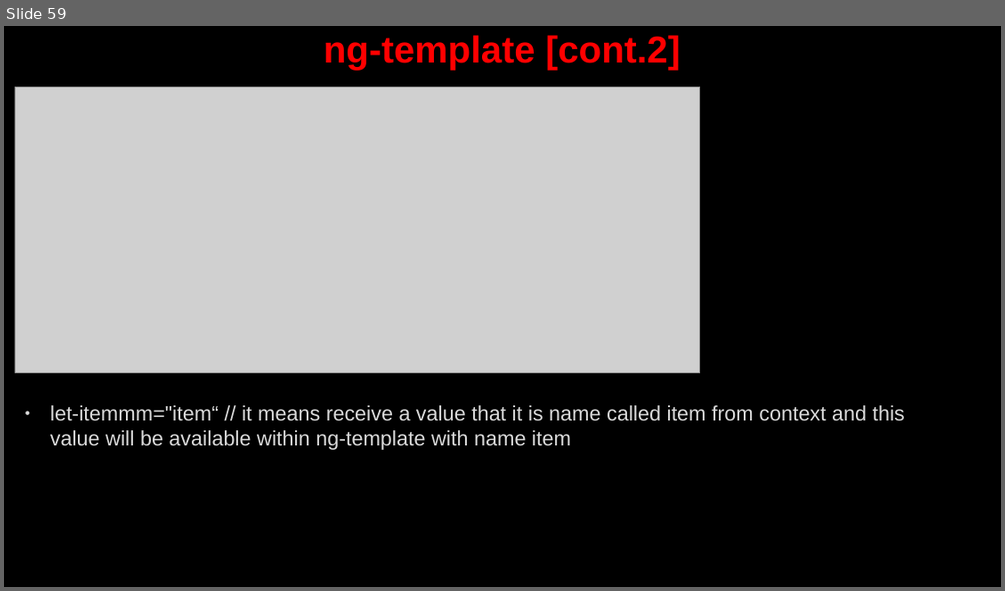
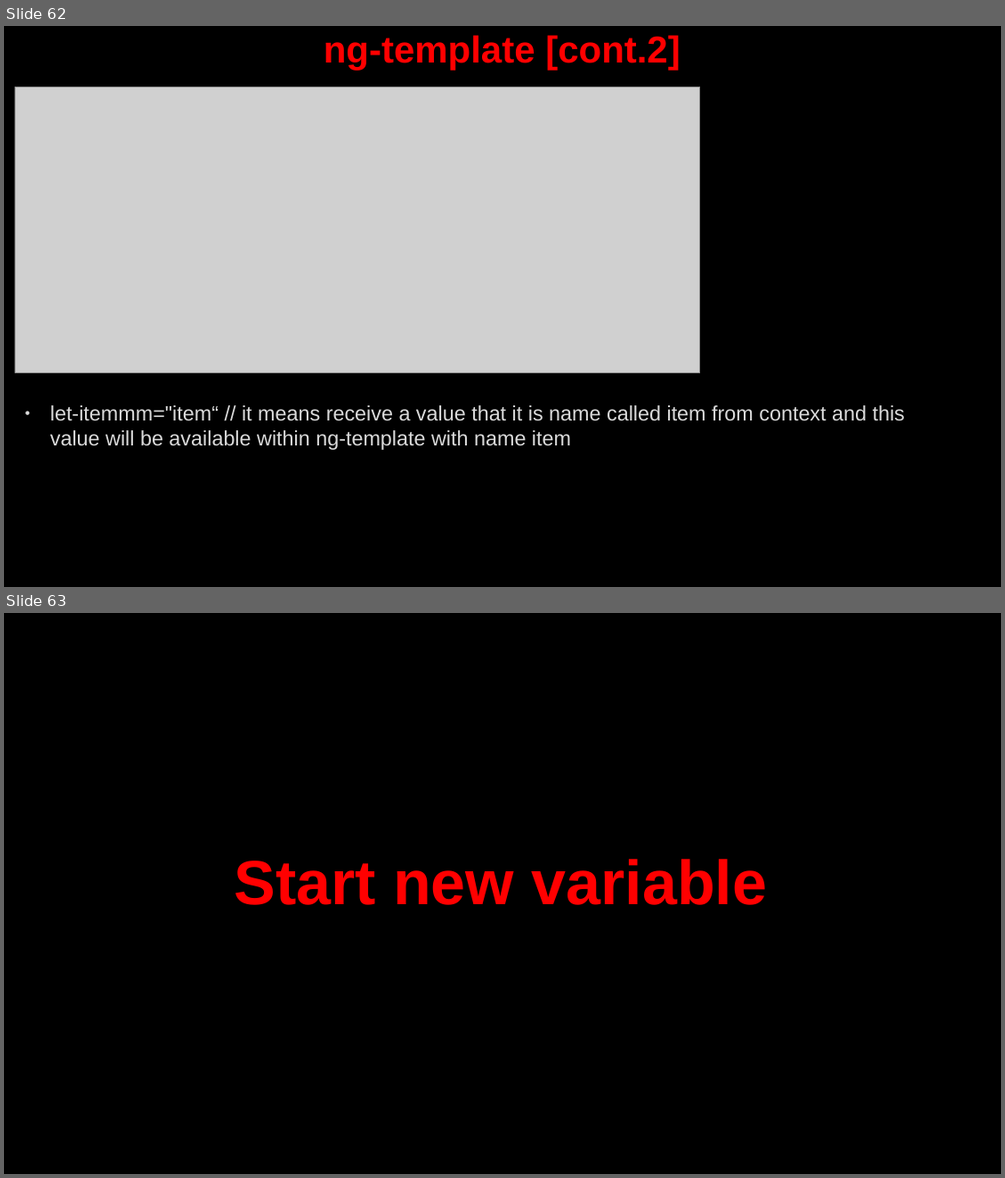
Before and after one commit to AhmedMohamedSamir1/Summary, a slide deck: Angular & type script/Angular.pptx. Shown one above the other, each under a label of ours: slide 59 before the commit, slides 62 and 63 after it. The pictures are 1005x591 and 1005x1178 pixels, drawn with LibreOffice and Linux fonts; fonts in the diff are those of the drawing; grey boxes stand for pictures; background and template pictures are left out. Boxes give left, top, right and bottom in pixels: in the first picture for what was removed or moved away, otherwise in the second. Text is boxed around its words. In the diff, an @@ line names an element or a change of style, - is before the commit and + after.

```diff
--- a/Angular & type script/Angular.pptx
+++ b/Angular & type script/Angular.pptx
@@ slide 63 added at box(4, 613, 1001, 1174), background picture (left out) @@
@@ title added at box(234, 859, 767, 905), 60 pt, text #FF0000, bold @@
+Start new variable
@@ what was slide 59 is now slide 62 @@
```
Also in this commit, not shown: 7 slides changed, 6 other slides added, 1 slide removed.
